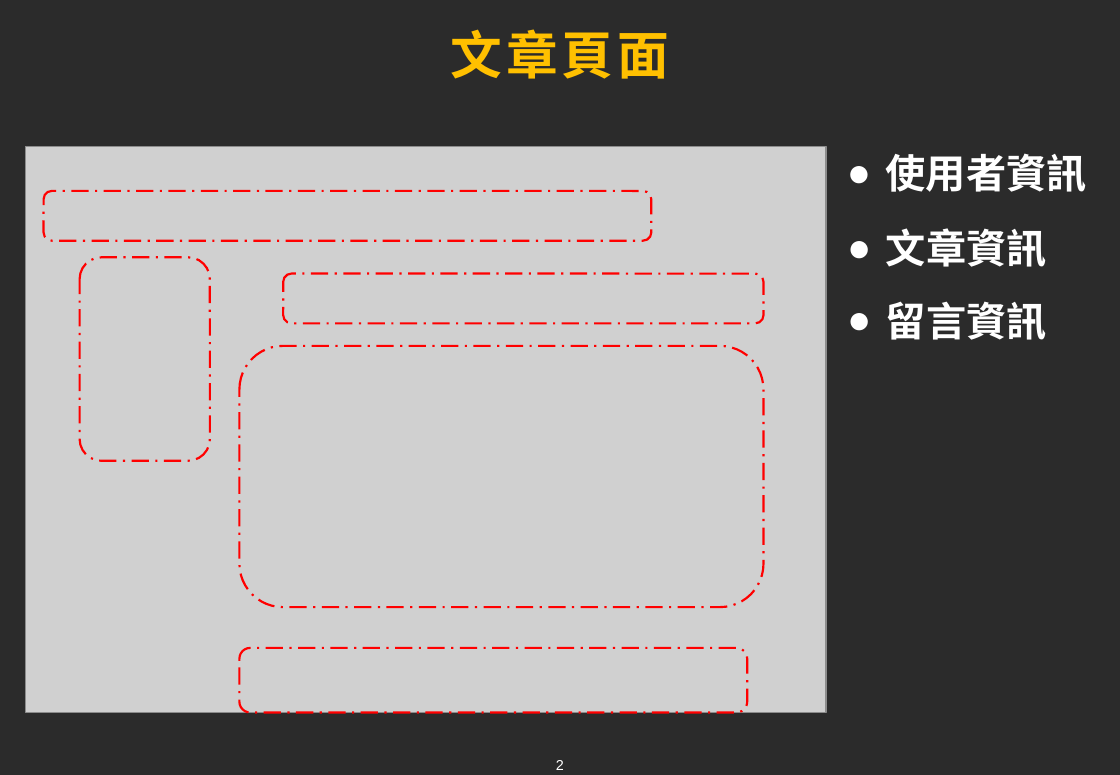
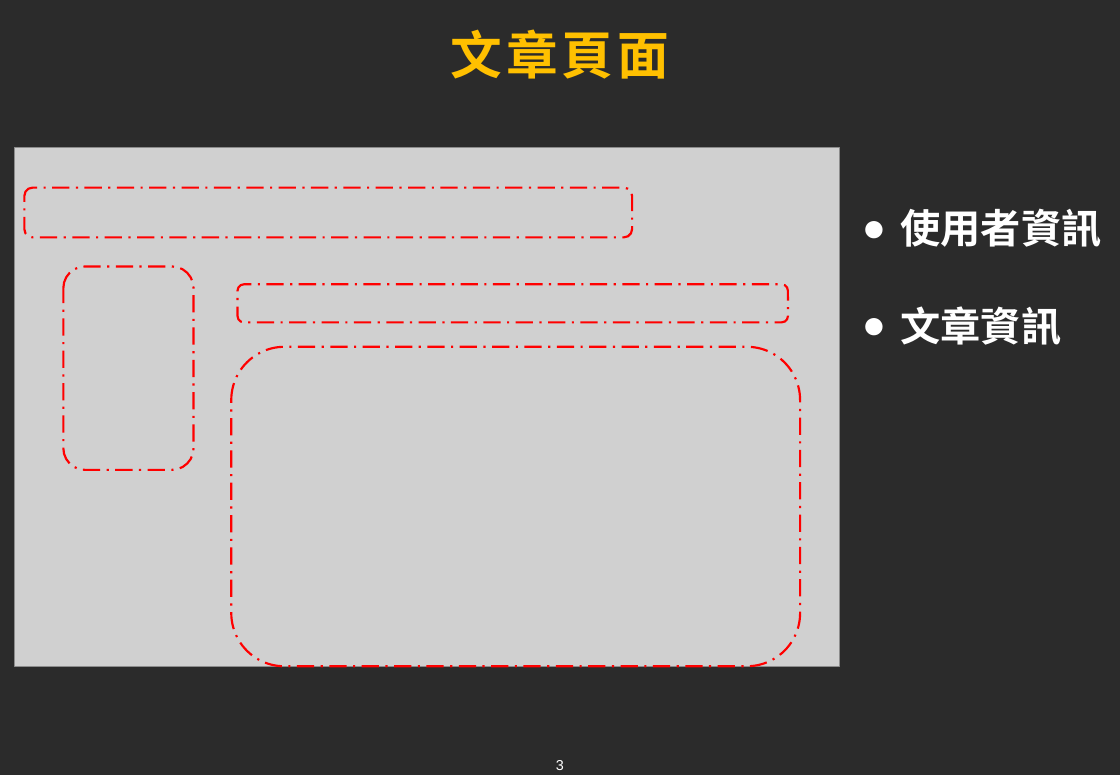
Before and after one commit to tim93009/FinalProject_GameForum, a slide deck: slide 3 of docs/ppt/Siyan.pptx (slide 2 before the commit). Drawn at 1120x775 pixels with LibreOffice and Linux fonts; fonts in the diff are those of the drawing; grey boxes stand for pictures; background and template pictures are left out; a plain dark background stands for a picture behind light text. Boxes give left, top, right and bottom in pixels: in the first picture for what was removed or moved away, otherwise in the second. Text is boxed around its words. In the diff, an @@ line names an element or a change of style, - is before the commit and + after.

```diff
--- a/docs/ppt/Siyan.pptx
+++ b/docs/ppt/Siyan.pptx
@@ picture: place and size @@
-picture at <box>26,147,826,714</box>
+picture at <box>14,148,840,667</box>
@@ rounded rectangle: place and size @@
-rounded rectangle at <box>43,191,652,241</box>
+rounded rectangle at <box>25,188,633,238</box>
@@ text "使用者資訊": place and size @@
-text "使用者資訊" at <box>886,153,1087,192</box>
+text "使用者資訊" at <box>901,208,1102,247</box>
@@ rounded rectangle: place and size @@
-rounded rectangle at <box>80,258,210,461</box>
+rounded rectangle at <box>63,267,193,471</box>
@@ rounded rectangle: place and size @@
-rounded rectangle at <box>283,274,764,324</box>
+rounded rectangle at <box>238,284,788,323</box>
@@ text "文章資訊": place and size @@
-text "文章資訊" at <box>886,228,1047,267</box>
+text "文章資訊" at <box>901,306,1062,345</box>
@@ text removed at <box>886,301,1047,340</box> @@
-● 留言資訊
@@ rounded rectangle: place and size @@
-rounded rectangle at <box>240,346,764,608</box>
+rounded rectangle at <box>232,347,800,667</box>
@@ rounded rectangle removed at <box>240,648,748,713</box> @@
@@ page number at <box>556,760,564,770</box>: text changed @@
-2
+3
```
Also in this commit, not shown: 1 other slide changed, 2 slides added, 1 other file.
